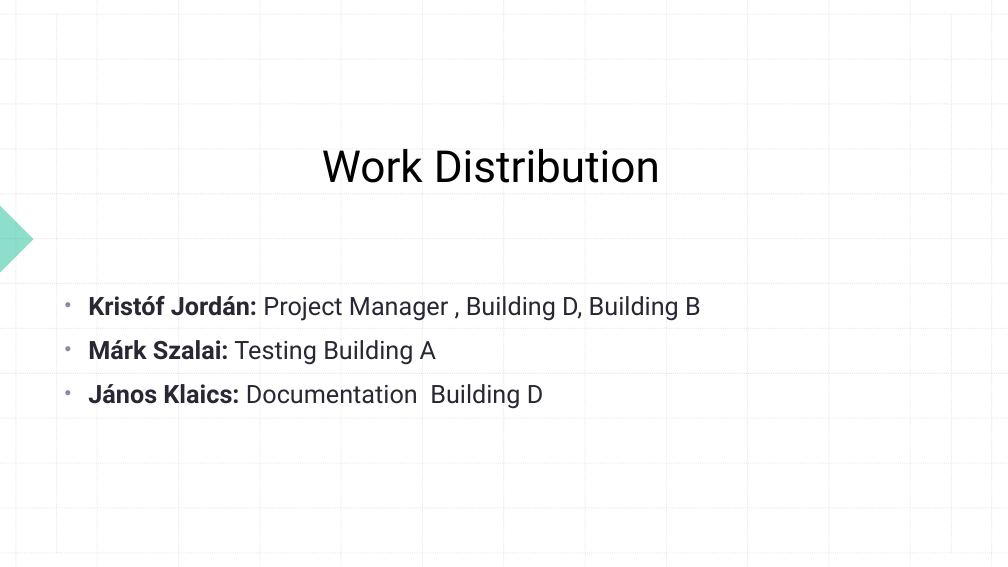
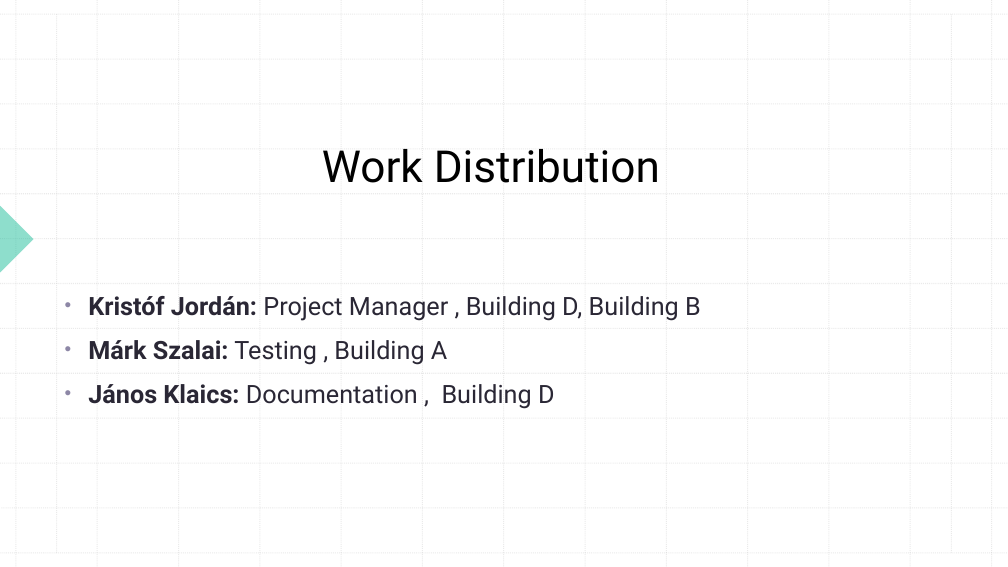
Before and after one commit to szalaimark2005/CureNet, a slide deck: slide 6 of probavizsga.angol.pptx. Drawn at 1008x567 pixels with LibreOffice and Linux fonts; fonts in the diff are those of the drawing. Boxes give left, top, right and bottom in pixels: in the first picture for what was removed or moved away, otherwise in the second. Text is boxed around its words. In the diff, an @@ line names an element or a change of style, - is before the commit and + after.

```diff
--- a/probavizsga.angol.pptx
+++ b/probavizsga.angol.pptx
@@ subtitle at [88,340,555,409]: text changed @@
-• Márk Szalai: Testing Building A
-• János Klaics: Documentation Building D
+• Márk Szalai: Testing , Building A
+• János Klaics: Documentation , Building D
```
Also in this commit, not shown: 6 other slides changed, 1 slide added, 1 slide removed.
